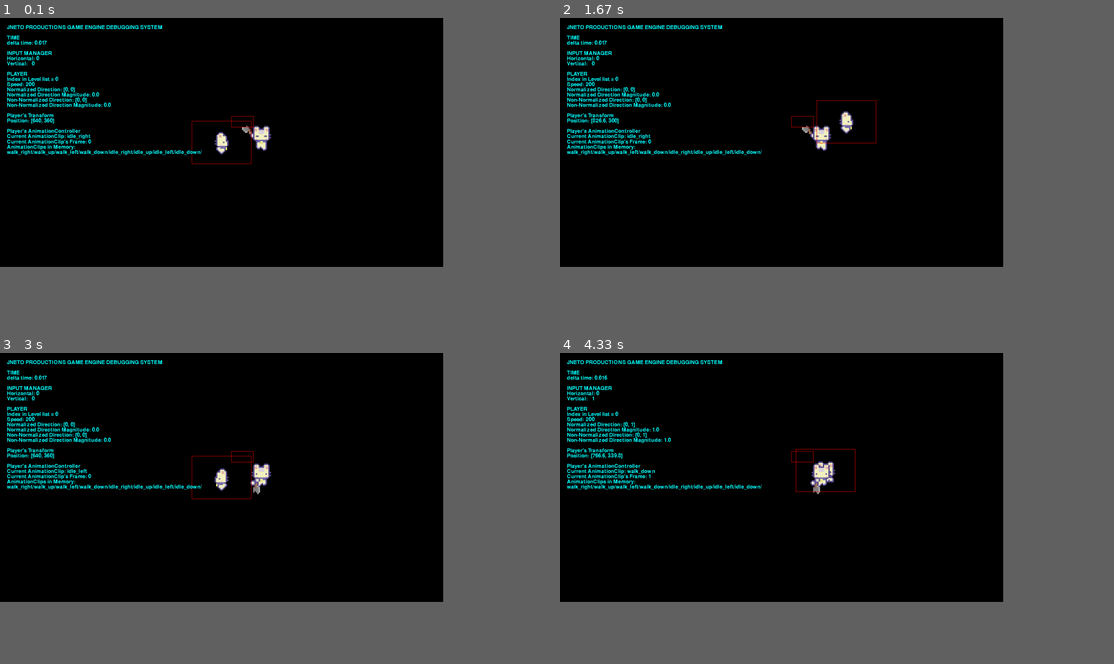
Above: before the commit, frames 1-4 (two rows, left to right).
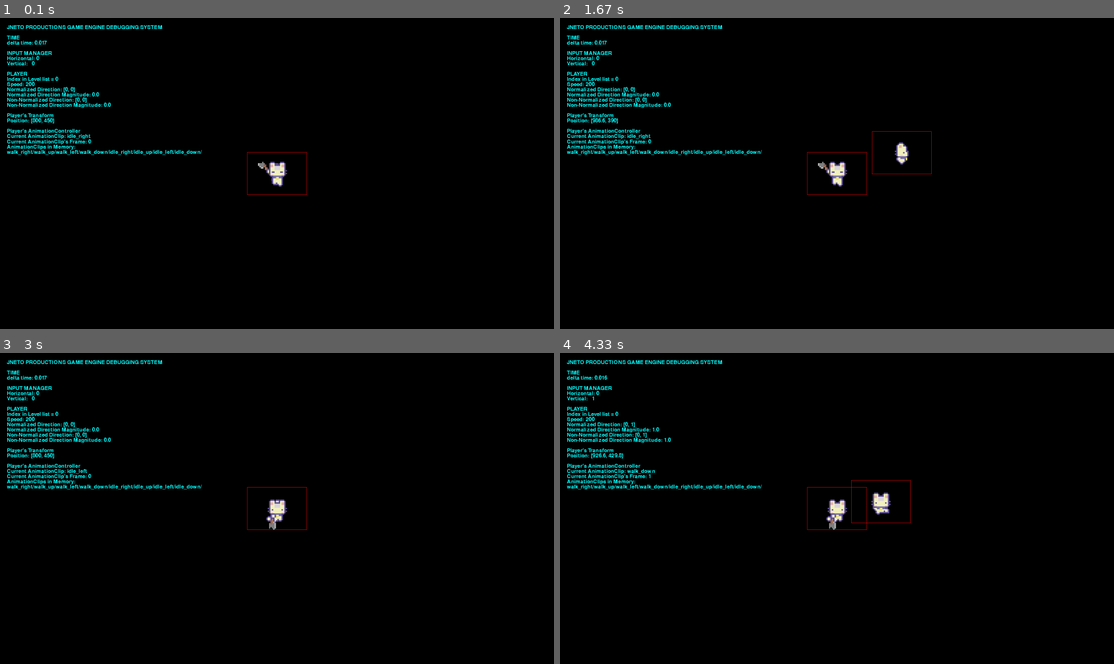
Above: after the commit, the same moments.

Repository: JNetoGH/Pygame-Shop-Game
Game: pygame game, started from game/main.py
The game is run twice, just before and just after one commit, with the same random seed, the same clock (stepped at 60 frames per second) and the same inputs.
Inputs:
- Up to frame 1 (0.1 s): no input
- Up to frame 2 (1.67 s): hold D 0.33-0.8 s; hold W 0.83-1.13 s; hold D 1.17-1.63 s
- Up to frame 3 (3 s): hold A 1.67-2.2 s; hold S 2.23-2.53 s; hold A 2.57-2.97 s
- Up to frame 4 (4.33 s): hold W 3-3.37 s; hold D 3.4-4.03 s; hold S from 4.07 s (still down)
The window is 720x405 before the commit and 900x506 after it. Grey fills any space a smaller window leaves; there, only what the larger window draws over its background counts as a difference.

The runs differ from the first frame. In frame 1, 1.0% of the frame differs, in the area x 1-56%, y 31-57%; in frame 2, 1.2%, in the area x 1-68%, y 26-57%; in frame 3, 1.0%; in frame 4, 1.2%.

Commit message:
just a checkpoint

Diff:
--- a/game/_2components/animation/animation_controller.py
+++ b/game/_2components/animation/animation_controller.py
@@ -33,7 +33,6 @@
                 self.current_animation_clip = animation_clip
                 self.current_animation_clip_name = animation_clip_name
 
-
     def stop_animation(self, true_false):
         self.stop_animation_clip = true_false
 
@@ -45,3 +44,5 @@
             if self.current_frame_index >= len(self.current_animation_clip.images):
                 self.current_frame_index = 0
             self.game_object_owner.image = self.current_animation_clip.images[int(self.current_frame_index)]
+            # the rectangle that carries the image: the center pos of the rect is the same of the player pos
+            self.game_object_owner.rect = self.game_object_owner.image.get_rect(center=self.game_object_owner.transform.position)
--- a/game/_3gameobjs/game_obj.py
+++ b/game/_3gameobjs/game_obj.py
@@ -5,13 +5,13 @@
 
 class GameObject(pygame.sprite.Sprite):
 
-    def __init__(self, pos: pygame.Vector2, level):
+    def __init__(self, level):
         super().__init__(level.all_sprites)
 
         self.level = level
 
+        # sets the transform
         self.transform = Transform(self)
-        self.transform.position = pos
 
         # adds itself to the level game object list
         level.all_game_obj.append(self)
--- a/game/level.py
+++ b/game/level.py
@@ -23,8 +23,8 @@
         self.start()  # called once
 
     def start(self):
-        self.player = Player(pygame.Vector2(HALF_SCREEN_WIDTH, HALF_SCREEN_HEIGHT), self)
-        self.testObj = TestObj(pygame.Vector2(700, 300), self)
+        self.player = Player(self)
+        self.testObj = TestObj(self)
 
     def tick(self):
         for gm in self.all_game_obj:
--- a/game/player.py
+++ b/game/player.py
@@ -9,8 +9,8 @@
 
 
 class Player(GameObject):
-    def __init__(self, position: pygame.Vector2, level):
-        super().__init__(position, level)
+    def __init__(self, level):
+        super().__init__(level)
 
         # movement related
         self.move_speed = 200
@@ -33,8 +33,7 @@
 
         # the image itself
         self.image = self.animation_idle_down.images[0]
-        # the rectangle that carries: the center pos of the rect is the same of the player pos
-        self.rect = self.image.get_rect(center=self.transform.position)
+
 
     def start(self) -> None:
         print("oi")
--- a/game/settings.py
+++ b/game/settings.py
@@ -1,6 +1,6 @@
 # screen
-SCREEN_WIDTH = 1280
-SCREEN_HEIGHT = 720
+SCREEN_WIDTH = 1600
+SCREEN_HEIGHT = 900
 HALF_SCREEN_WIDTH = SCREEN_WIDTH // 2
 HALF_SCREEN_HEIGHT = SCREEN_HEIGHT // 2
 TILE_SIZE = 64
--- a/game/test_obj.py
+++ b/game/test_obj.py
@@ -6,8 +6,8 @@
 
 
 class TestObj(GameObject):
-    def __init__(self, pos: pygame.Vector2, level):
-        super().__init__(pos, level)
+    def __init__(self, level):
+        super().__init__(level)
 
     # called just once
     def start(self) -> None:
